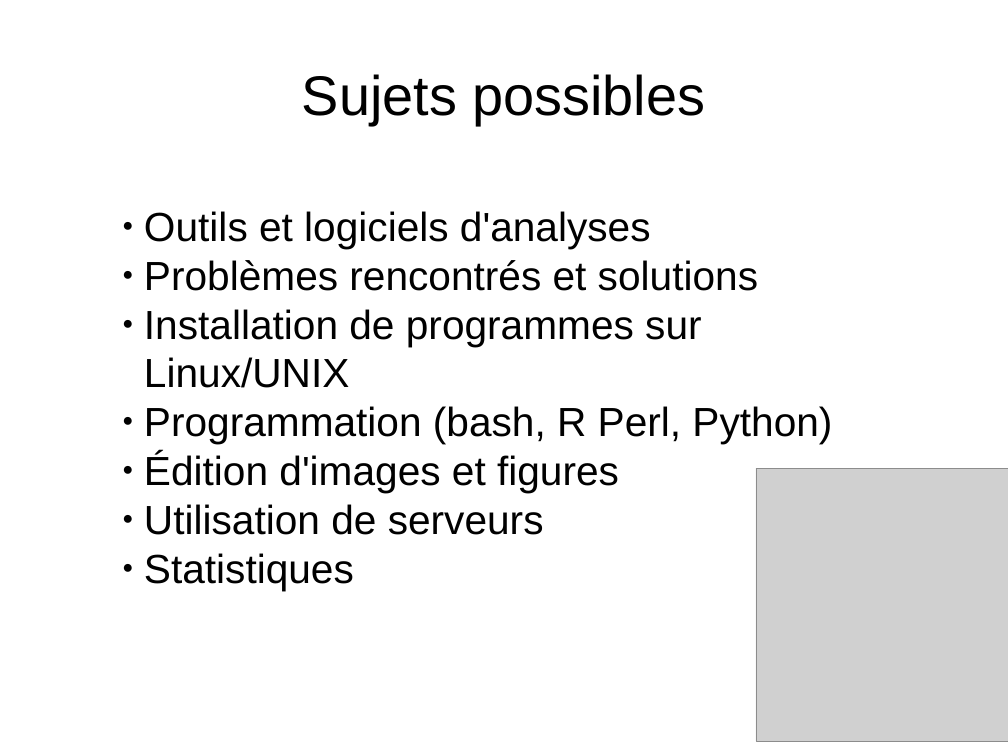
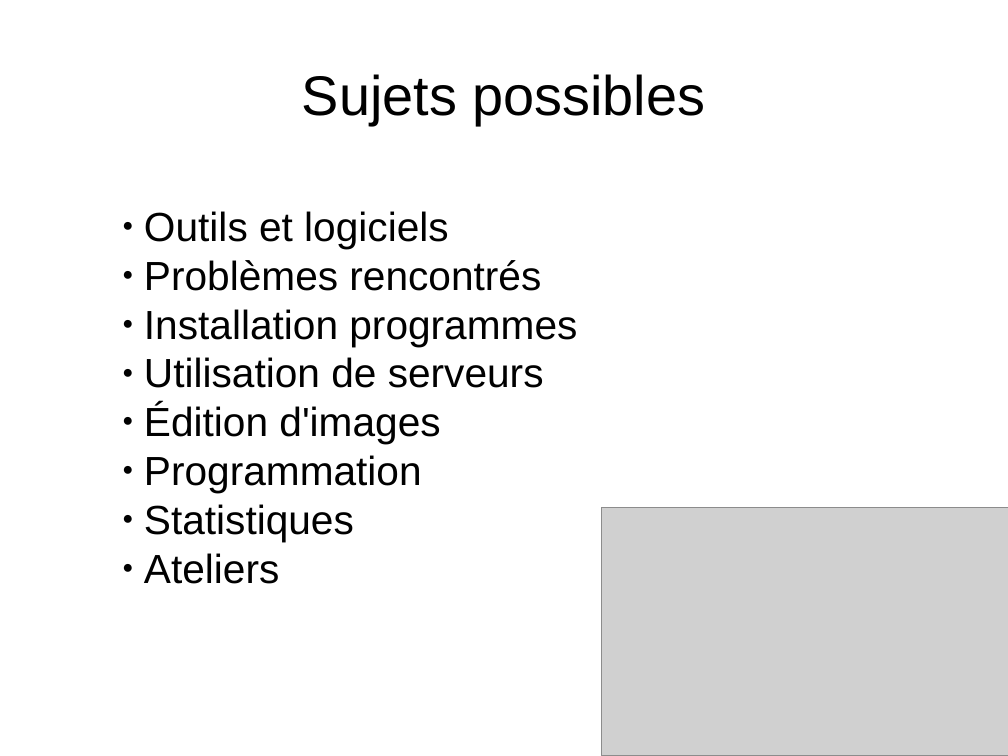
Before and after one commit to enormandeau/club_bioinfo_ibis, a slide deck: slide 5 of 01_presentations/01_presentation_club_interlab_ibis/presentation.odp. Drawn at 1008x756 pixels with LibreOffice and Linux fonts; fonts in the diff are those of the drawing; grey boxes stand for pictures. Boxes give left, top, right and bottom in pixels: in the first picture for what was removed or moved away, otherwise in the second. Text is boxed around its words. In the diff, an @@ line names an element or a change of style, - is before the commit and + after.

```diff
--- a/01_presentations/01_presentation_club_interlab_ibis/presentation.odp
+++ b/01_presentations/01_presentation_club_interlab_ibis/presentation.odp
@@ subtitle at (144, 211, 577, 346): text changed @@
-● Outils et logiciels d'analyses
-● Problèmes rencontrés et solutions
-● Installation de programmes sur Linux/UNIX
-● Programmation (bash, R Perl, Python)
-● Édition d'images et figures
+● Outils et logiciels
+● Problèmes rencontrés
+● Installation programmes
@@ subtitle at (144, 404, 440, 493): paragraphs added @@
+● Édition d'images
+● Programmation
@@ picture: place and size @@
-picture at (756, 468, 1008, 742)
+picture at (601, 507, 1008, 756)
@@ subtitle at (144, 553, 279, 584): paragraph added @@
+● Ateliers
```
Also in this commit, not shown: 2 other slides changed, 1 other file.
